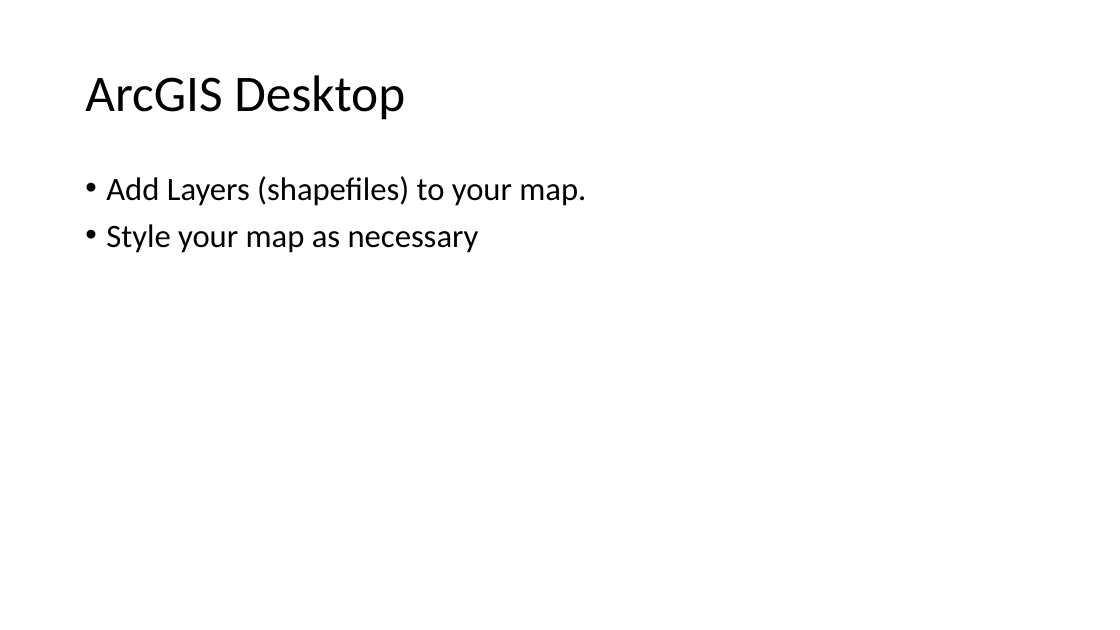
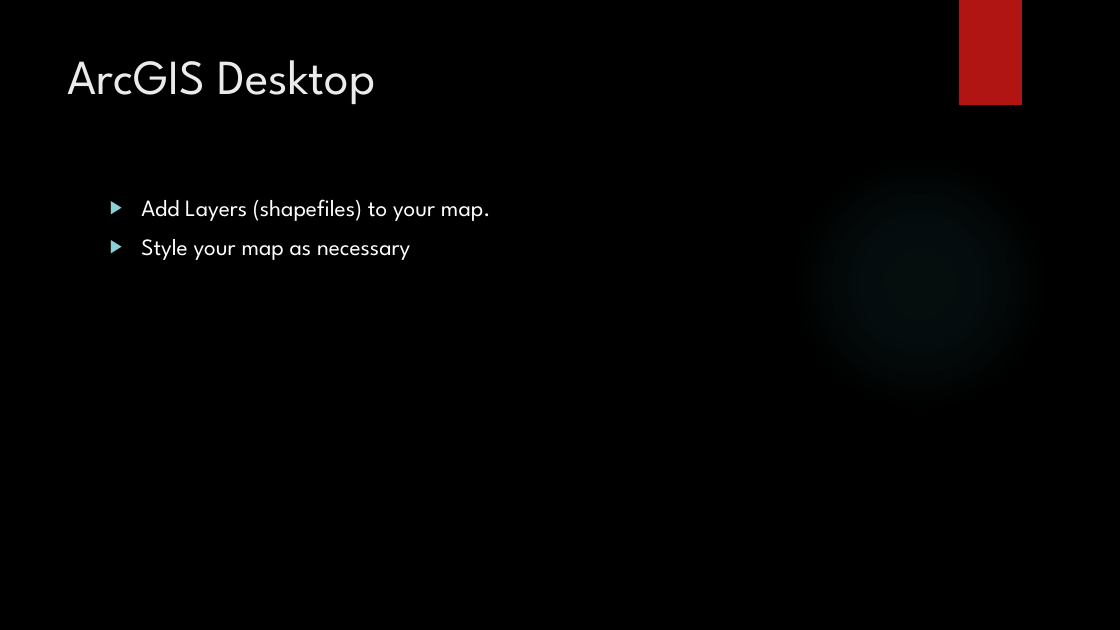
Before and after one commit to MGIS-UMN/GIS5577_week11, a slide deck: slide 2 of Creating_geospatial_services_ArcPro.pptx. Drawn at 1120x630 pixels with LibreOffice and Linux fonts; fonts in the diff are those of the drawing; background and template pictures are left out. Boxes give left, top, right and bottom in pixels: in the first picture for what was removed or moved away, otherwise in the second. Text is boxed around its words. In the diff, an @@ line names an element or a change of style, - is before the commit and + after.

Commit message:
added theme to ArcPro ppt

```diff
--- a/Creating_geospatial_services_ArcPro.pptx
+++ b/Creating_geospatial_services_ArcPro.pptx
@@ background #FFFFFF to picture (left out) @@
@@ rectangle added at [959,0,1022,105], fill #B01513 @@
@@ title "ArcGIS Desktop": place and size @@
-title "ArcGIS Desktop" at [85,75,405,120]
+title "ArcGIS Desktop" at [68,60,376,105]
@@ title "ArcGIS Desktop" at [68,60,376,105]: size 44 to 42 pt, font Calibri to League Spartan, text colour #000000 to #EBEBEB; line spacing 0.9 to 1; vertical alignment middle to top @@
@@ ellipse added at [791,154,1049,413], fill gradient #50B9C1 @@
@@ text "Add Layers (shapefiles) to your ...": place and size @@
-text "Add Layers (shapefiles) to your ..." at [106,176,586,253]
+text "Add Layers (shapefiles) to your ..." at [141,199,491,260]
@@ text "Add Layers (shapefiles) to your ..." at [141,199,491,260]: size 28 to 20 pt, font Calibri to League Spartan, text colour #000000 to #FFFFFF; bullet • to ▶; line spacing 0.9 to 1 @@
```
Also in this commit, not shown: 25 other slides changed, 1 slide added, 1 slide removed.
